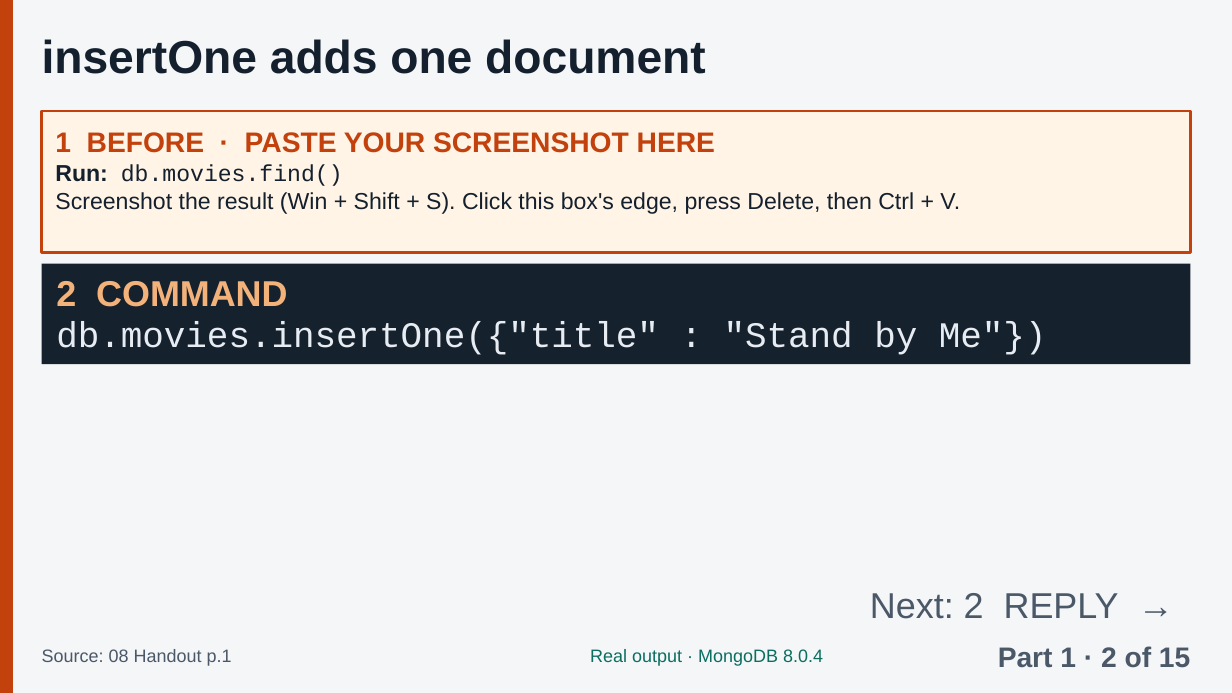
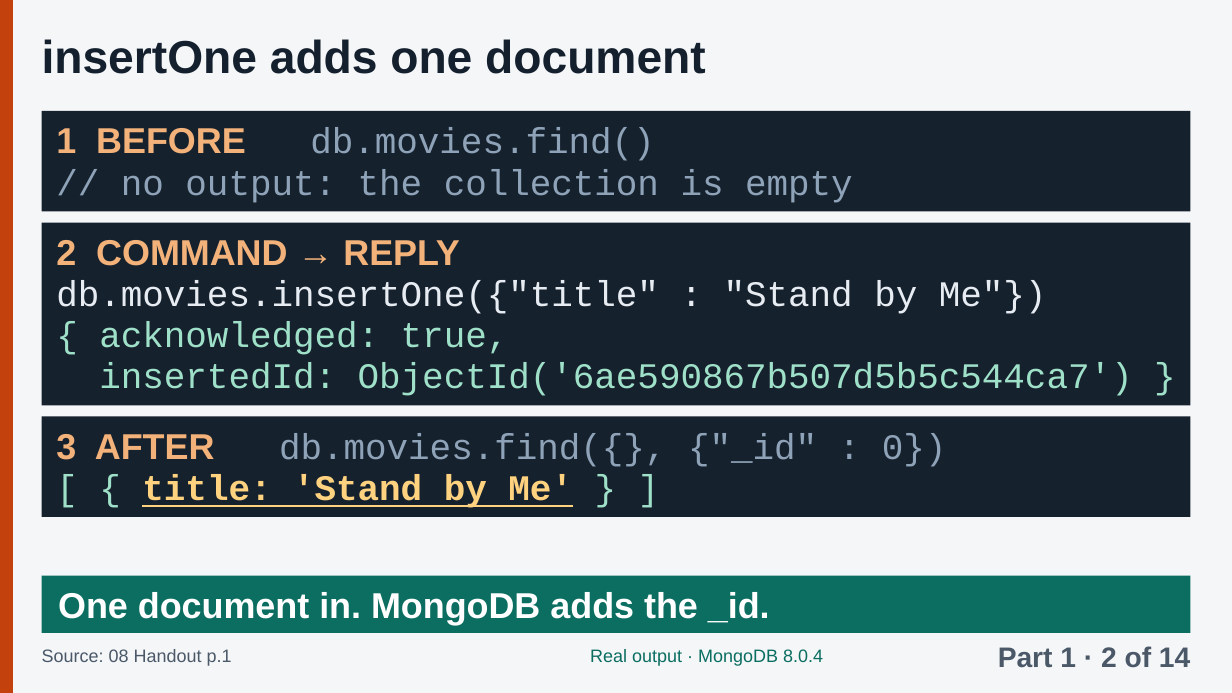
Before and after one commit to Tiredicey/ADBS, a slide deck: slide 5 of 02_GROUP_DECK/ADBS_GROUP_DECK.pptx. Drawn at 1232x693 pixels with LibreOffice and Linux fonts; fonts in the diff are those of the drawing. Boxes give left, top, right and bottom in pixels: in the first picture for what was removed or moved away, otherwise in the second. Text is boxed around its words. In the diff, an @@ line names an element or a change of style, - is before the commit and + after.

Commit message:
Fix: Part 1 is complete in the group deck too (real outputs, not paste boxes)

```diff
--- a/02_GROUP_DECK/ADBS_GROUP_DECK.pptx
+++ b/02_GROUP_DECK/ADBS_GROUP_DECK.pptx
@@ rectangle removed at (42,111,1190,252) @@
-1 BEFORE · PASTE YOUR SCREENSHOT HERE
-Run: db.movies.find()
-Screenshot the result (Win + Shift + S). Click this box's edge, press Delete, then Ctrl + V.
@@ rectangle added at (42,111,1190,212), fill #16212E @@
@@ text added at (56,128,853,203), 28 pt, text #8FA3B8 @@
+1 BEFORE db.movies.find()
+// no output: the collection is empty
@@ rectangle: place and size @@
-rectangle at (42,263,1190,364)
+rectangle at (42,223,1190,406)
@@ text "2 COMMAND → REPLY": place and size @@
-text "2 COMMAND → REPLY" at (56,281,1047,355)
+text "2 COMMAND → REPLY" at (56,240,1133,396)
@@ text at (56,240,459,266): text changed @@
-2 COMMAND
+2 COMMAND → REPLY
@@ text at (99,322,1133,396): paragraphs added @@
+{ acknowledged: true,
+insertedId: ObjectId('6ae590867b507d5b5c544ca7') }
@@ rectangle added at (42,417,1190,518), fill #16212E @@
@@ text added at (56,434,947,508), 28 pt, text #8FA3B8 @@
+3 AFTER db.movies.find({}, {"_id" : 0})
+[ { title: 'Stand by Me' } ]
@@ rectangle "One document in. MongoDB adds ...": place and size @@
-rectangle "One document in. MongoDB adds ..." at (870,593,1119,619)
+rectangle "One document in. MongoDB adds ..." at (42,576,1190,633)
@@ rectangle "One document in. MongoDB adds ..." at (42,576,1190,633): fill none to #0B6E61 @@
@@ text in rectangle at (58,592,770,625): text changed; text colour #4A5868 to #FFFFFF; bold on @@
-Next: 2 REPLY →
+One document in. MongoDB adds the _id.
@@ text at (998,646,1190,668): text changed @@
-Part 1 · 2 of 15
+Part 1 · 2 of 14
```
Also in this commit, not shown: 10 other slides changed, 3 slides added, 4 slides removed, 3 other files.
